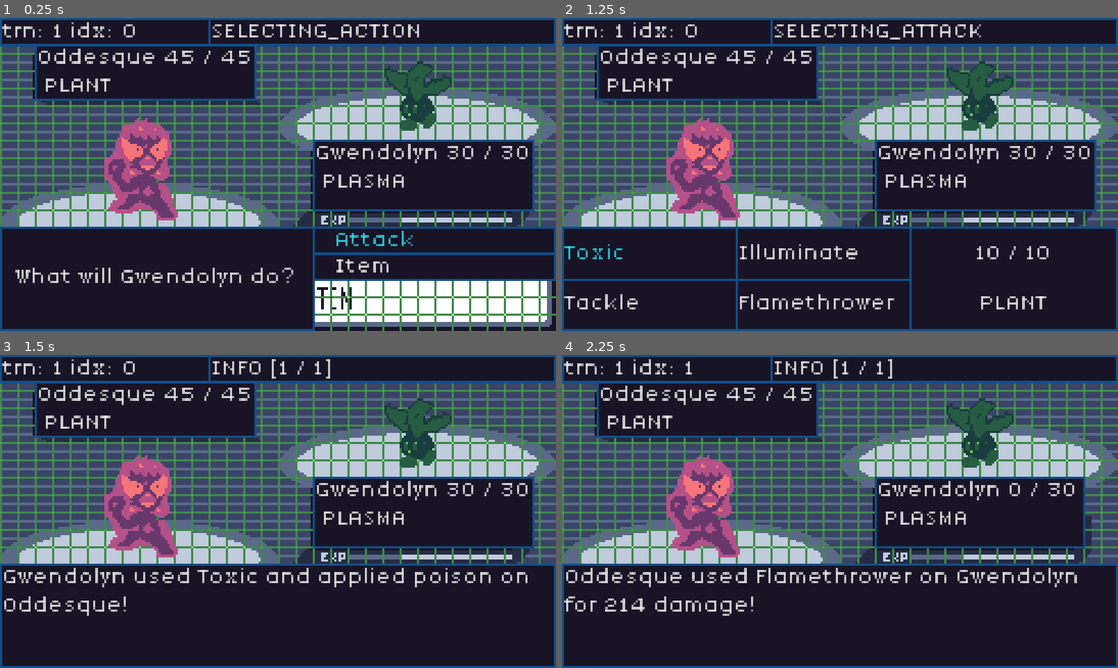
Above: before the commit, frames 1-4 (two rows, left to right).
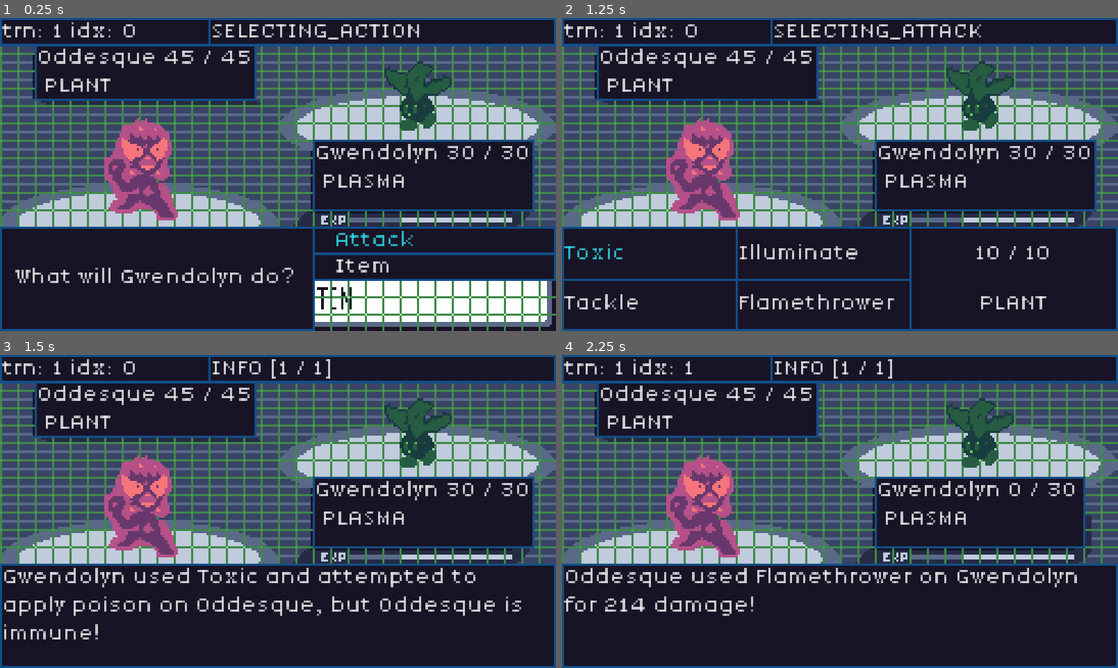
Above: after the commit, the same moments.

Repository: JakeTaussig/rpg-rougelike
Game: Godot game, scene res://scenes/battle.tscn
The game is run twice, just before and just after one commit, with the same random seed, the same clock (stepped at 60 frames per second) and the same inputs.
Inputs:
- Up to frame 1 (0.25 s): no input
- Up to frame 2 (1.25 s): click "Attack" at 0.5 s
- Up to frame 3 (1.5 s): click "Toxic" at 1.25 s
- Up to frame 4 (2.25 s): click "Continue" at 2 s

Frames 1-2 are identical in both runs. In frame 3, 2.1% of the frame differs, in the area x 0-95%, y 68-91%; in frame 4, nothing differs.

Commit message:
Added status effect immunity for monsters of the same type and display status effect on statused monsters

Diff:
--- a/scripts/battle.gd
+++ b/scripts/battle.gd
@@ -66,14 +66,21 @@
 	current_state.enter(messages)
 
 func render_hp() -> void:
+	var player_monster = %Player.selected_monster
 	if current_enemy:
 		%EnemyPanel.text = "%s %d / %d" % [current_enemy.character_name, current_enemy.hp, current_enemy.max_hp]
 	else:
 		%EnemyPanel.text = "Enemy ?"
-	%PlayerPanel.text = "%s %d / %d" % [%Player.selected_monster.character_name, %Player.selected_monster.hp, %Player.selected_monster.max_hp]
+	%PlayerPanel.text = "%s %d / %d" % [player_monster.character_name, player_monster.hp, player_monster.max_hp]
 
-	%EnemyPanel.text += "\n %s" % MovesList.Type.keys()[%Enemy.selected_monster.type]
-	%PlayerPanel.text += "\n %s" % MovesList.Type.keys()[$Player.selected_monster.type]
+	%EnemyPanel.text += "\n %s" % MovesList.Type.find_key(current_enemy.type)
+	%PlayerPanel.text += "\n %s" % MovesList.Type.find_key(player_monster.type)
+
+	if not current_enemy.status_effect == MovesList.StatusEffect.NONE:
+		%EnemyPanel.text += "\t \t \t \t %s" % MovesList.StatusEffect.find_key(current_enemy.status_effect)
+
+	if not player_monster.status_effect == MovesList.StatusEffect.NONE:
+		%PlayerPanel.text += "\t \t \t \t  %s" % MovesList.StatusEffect.find_key(player_monster.status_effect)
 
 func _on_continue_button_pressed() -> void:
 	current_state.handle_continue()
--- a/scripts/monster.gd
+++ b/scripts/monster.gd
@@ -105,6 +105,11 @@
 	return damage
 
 func _roll_and_apply_status_effect(move: Move, target: Monster) -> bool:
+	var effect = move.status_effect
+	var target_type = target.type
+	var is_immune = _check_status_immunity(effect, target_type)
+	if is_immune:
+		return false
 	# Only attempt to apply a status effect if one is not already applied
 	if target.status_effect == MovesList.StatusEffect.NONE:
 		var status_applied = _does_move_hit(move.status_effect_chance)
@@ -113,6 +118,28 @@
 			if target.status_effect == MovesList.StatusEffect.CONSUME:
 				target.consume_benefactor = self
 			return true
+	return false
+
+func _check_status_immunity(effect: MovesList.StatusEffect, target_type: MovesList.Type):
+	match effect:
+		MovesList.StatusEffect.BURN:
+			if target_type == MovesList.Type.FIRE:
+				return true
+		MovesList.StatusEffect.WHIRLPOOL:
+			if target_type == MovesList.Type.WATER:
+				return true
+		MovesList.StatusEffect.POISON:
+			if target_type == MovesList.Type.PLANT:
+				return true
+		MovesList.StatusEffect.PARALYZE:
+			if target_type == MovesList.Type.PLASMA:
+				return true
+		MovesList.StatusEffect.CONSUME:
+			if target_type == MovesList.Type.DARK:
+				return true
+		MovesList.StatusEffect.BLIND:
+			if target_type == MovesList.Type.LIGHT:
+				return true
 	return false
 
 func get_move_effectiveness(move: Move,  defender: Monster) -> float:
--- a/scripts/states/Attack.gd
+++ b/scripts/states/Attack.gd
@@ -46,12 +46,16 @@
 		# if the damage killed someone we don't need to see any more messages
 		if battle.is_battle_over():
 			return messages
-	# This condition only triggers when a status effect only move hit, but a status effect is already applied to the target.
+	# This condition only triggers when a status effect only move hit, but a status effect is already applied to the target. Or when a target is immune to the status effect.
 	elif not results.status_applied:
 		var target_status_effect_string = String(MovesList.StatusEffect.find_key(target.status_effect)).to_lower()
 		var attempted_status_effect_string = String(MovesList.StatusEffect.find_key(used_move.status_effect)).to_lower()
-		messages.append("%s used %s and attempted to apply %s on %s, but %s is already afflicted with %s!" %
-		[attacker.character_name, used_move_name, attempted_status_effect_string, target.character_name, target.character_name, target_status_effect_string])
+		if target.status_effect == MovesList.StatusEffect.NONE:
+			messages.append("%s used %s and attempted to apply %s on %s, but %s is immune!" %
+			[attacker.character_name, used_move_name, attempted_status_effect_string, target.character_name, target.character_name])
+		else:
+			messages.append("%s used %s and attempted to apply %s on %s, but %s is already afflicted with %s!" %
+			[attacker.character_name, used_move_name, attempted_status_effect_string, target.character_name, target.character_name, target_status_effect_string])
 
 	if results.status_applied:
 		var status_effect = target.status_effect
